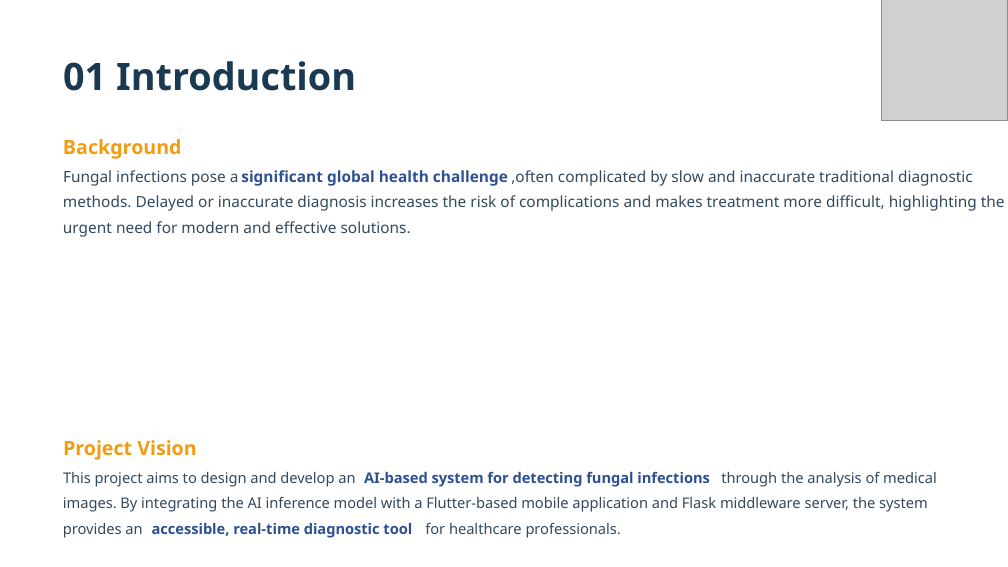
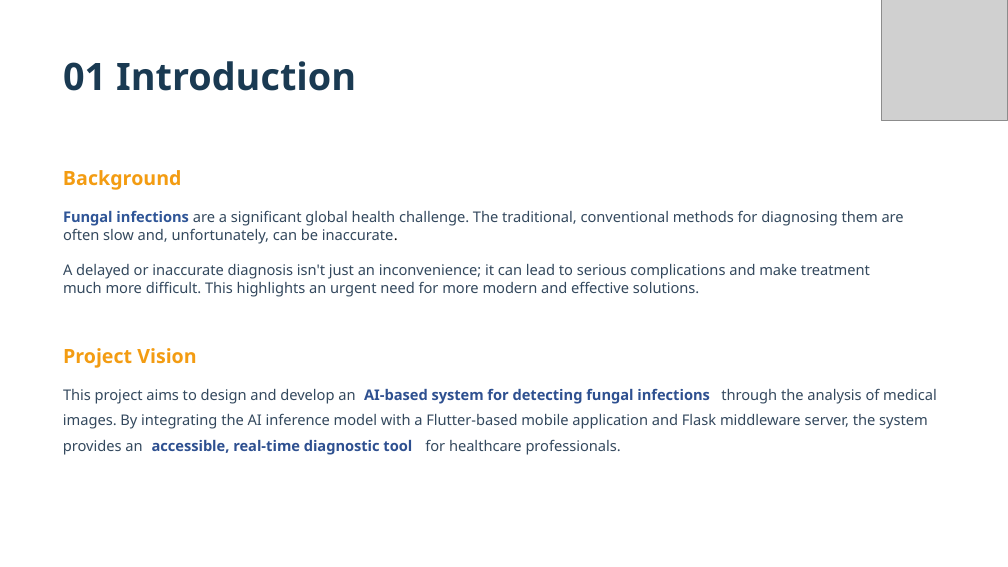
Before and after one commit to ahmed7git/Final-prowerPT, a slide deck: slide 3 of final edit.pptx. Drawn at 1008x567 pixels with LibreOffice and Linux fonts; fonts in the diff are those of the drawing; grey boxes stand for pictures; background and template pictures are left out. Boxes give left, top, right and bottom in pixels: in the first picture for what was removed or moved away, otherwise in the second. Text is boxed around its words. In the diff, an @@ line names an element or a change of style, - is before the commit and + after.

Commit message:
updated

```diff
--- a/final edit.pptx
+++ b/final edit.pptx
@@ text "Background": place and size @@
-text "Background" at <box>63,139,182,159</box>
+text "Background" at <box>63,170,182,190</box>
@@ text removed at <box>241,170,508,186</box> @@
-significant global health challenge
@@ text removed at <box>511,170,973,186</box> @@
-,often complicated by slow and inaccurate traditional diagnostic
@@ text removed at <box>63,195,1005,211</box> @@
-methods. Delayed or inaccurate diagnosis increases the risk of complications and makes treatment more difficult, highlighting the
@@ text at <box>63,211,904,244</box>: text changed; size 11 to 10.5 pt @@
-Fungal infections pose a
+Fungal infections are a significant global health challenge. The traditional, conventional methods for diagnosing them are often slow and, unfortunately, can be inaccurate.
@@ text removed at <box>63,221,411,237</box> @@
-urgent need for modern and effective solutions.
@@ text added at <box>63,264,870,297</box>, 10.5 pt, text #34495E @@
+A delayed or inaccurate diagnosis isn't just an inconvenience; it can lead to serious complications and make treatment much more difficult. This highlights an urgent need for more modern and effective solutions.
@@ text "Project Vision": place and size @@
-text "Project Vision" at <box>63,440,197,460</box>
+text "Project Vision" at <box>63,348,197,368</box>
@@ 7 texts: place and size @@
-7 texts at <box>63,472,937,538</box>
+7 texts at <box>63,389,937,455</box>
```
Also in this commit, not shown: 5 other slides changed, 3 slides added, 4 slides removed.
